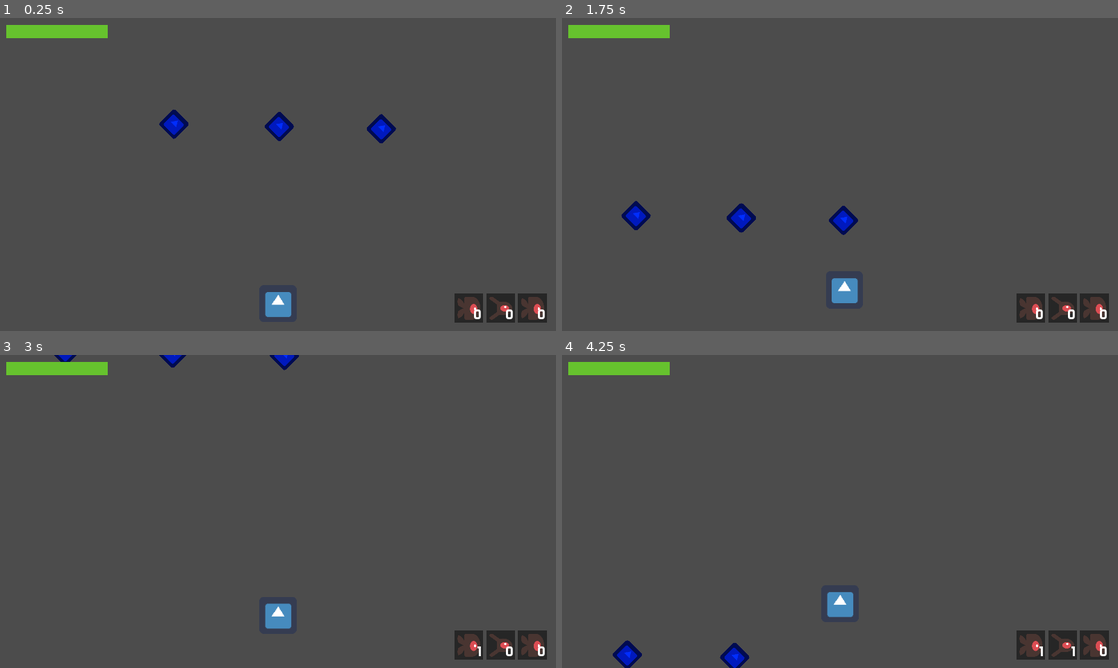
Above: before the commit, frames 1-4 (two rows, left to right).
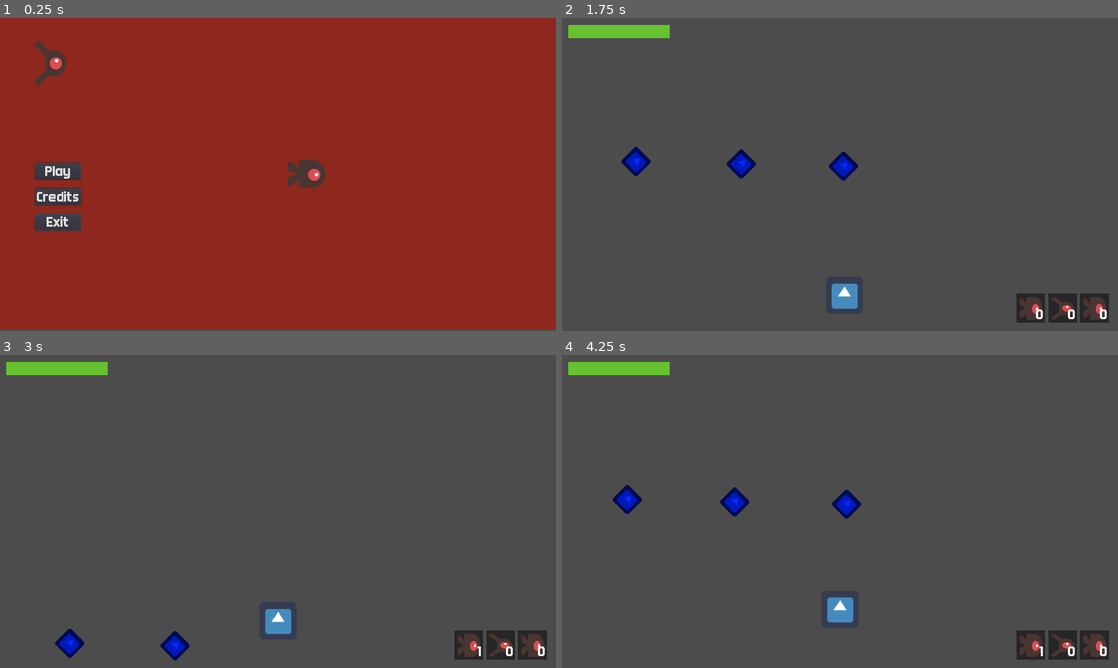
Above: after the commit, the same moments.

Repository: delleloper/staysafejam
Game: Godot game, scene res://MainMenu.tscn
The game is run twice, just before and just after one commit, with the same random seed, the same clock (stepped at 60 frames per second) and the same inputs. Before the commit the project starts from res://Game.tscn. The engine's default icon, where the game draws it, is replaced by a stand-in: a white triangle on a blue panel in a dark square.
Inputs (mouse positions are in pixels of both pictures, inside the frame that each line leads up to):
- Up to frame 1 (0.25 s): no input
- Up to frame 2 (1.75 s): click (617, 171) at 0.5 s, where only the run after the commit has a clickable "Play"; hold D (move_right) from 1.28 s (still down)
- Up to frame 3 (3 s): release D (move_right) at 2.03 s; hold S (move_down) 2.03-2.78 s; hold D (move_right) from 2.78 s (still down)
- Up to frame 4 (4.25 s): release D (move_right) at 3.53 s; hold W (move_up) from 3.53 s (still down)

The runs differ from the first frame. In frame 1, 98% of the frame differs, in the area x 0-100%, y 0-100%; in frame 2, 1.9%; in frame 3, 1.1%; in frame 4, 1.6%.

Commit message:
add progress system
story progression

also when you die load current scene

Diff:
--- a/Audio_manager.gd
+++ b/Audio_manager.gd
@@ -3,8 +3,6 @@
 var filter_running : bool = false
 
 func _ready():
-	play_main_theme()
-#	play_gameplay()
 	pass
 
 func play_main_theme():
--- a/Audio_manager.tscn
+++ b/Audio_manager.tscn
@@ -13,7 +13,6 @@
 
 [node name="player_gameplay" type="AudioStreamPlayer" parent="."]
 stream = ExtResource( 3 )
-autoplay = true
 bus = "music"
 
 [node name="Tween" type="Tween" parent="."]
--- a/GameManager.gd
+++ b/GameManager.gd
@@ -1,4 +1,15 @@
 extends Node
+
+var scene_array : Array = [load("res://StoryScreen.tscn"),
+load("res://Game.tscn"),
+load("res://Game2.tscn"),
+load("res://Game3.tscn"),
+load("res://Game4.tscn"),
+load("res://Game5.tscn")]
+
+var current_scene = 0
+
+var current_key = "start"
 
 var UI
 var player
@@ -10,3 +21,13 @@
 func triggerDialog(dialog):
 	UI.displayDialog(dialog)
 	print(dialog)
+
+###---old method---###
+#func change_scene():
+#	get_tree().change_scene_to(scene_array[current_scene])
+#	current_scene += 1
+#	pass
+
+func change_scene(_scene_index):
+	get_tree().change_scene_to(scene_array[_scene_index])
+	pass
--- a/Main.gd
+++ b/Main.gd
@@ -1,30 +1,33 @@
 extends Node
 
-signal start_game
+"""Dont use this instead use mainmenu"""
+
+#signal start_game
 # Declare member variables here. Examples:
 # var a = 2
 # var b = "text"
 
 # Called when the node enters the scene tree for the first time.
-func _ready():
-	print("in _ready of Main")
-#	$MainMenu.connect("start_game", $MainMenu, "_on_start_game")
-
-func new_game():
-	print("in new_game of Main")
-	$Game.connect("game_over", $MainMenu, "_on_game_over")
-
-func game_over():
-	pass
-
-func _on_game_over():
-	game_over()
-
-# Called every frame. 'delta' is the elapsed time since the previous frame.
-#func _process(delta):
+#func _ready():
+#	print("in _ready of Main")
+##	$MainMenu.connect("start_game", $MainMenu, "_on_start_game")
+#
+#func new_game():
+#	print("in new_game of Main")
+#	$Game.connect("game_over", $MainMenu, "_on_game_over")
+#
+#func game_over():
 #	pass
-
-
-func _on_MainMenu_start_game():
-	print("in _on_MainMenu_start_game")
-	new_game()
+#
+#func _on_game_over():
+#	game_over()
+#
+## Called every frame. 'delta' is the elapsed time since the previous frame.
+##func _process(delta):
+##	pass
+#
+#
+#func _on_MainMenu_start_game():
+#	print("in _on_MainMenu_start_game")
+#	new_game()
+#
--- a/Main.tscn
+++ b/Main.tscn
@@ -1,6 +1,5 @@
-[gd_scene load_steps=4 format=2]
+[gd_scene load_steps=3 format=2]
 
-[ext_resource path="res://Game.tscn" type="PackedScene" id=1]
 [ext_resource path="res://MainMenu.tscn" type="PackedScene" id=2]
 [ext_resource path="res://Main.gd" type="Script" id=4]
 
@@ -8,6 +7,4 @@
 script = ExtResource( 4 )
 
 [node name="MainMenu" parent="." instance=ExtResource( 2 )]
-
-[node name="Game" parent="." instance=ExtResource( 1 )]
 [connection signal="start_game" from="MainMenu" to="." method="_on_MainMenu_start_game"]
--- a/MainMenu.gd
+++ b/MainMenu.gd
@@ -2,17 +2,12 @@
 
 signal start_game
 
-# Declare member variables here. Examples:
-# var a = 2
-# var b = "text"
-
-
-# Called when the node enters the scene tree for the first time.
 func _ready():
-	pass # Replace with function body.
+	AM.play_main_theme()
+	pass
 
 func _on_Play_pressed():
-	emit_signal("start_game")
+	GM.change_scene(1)
 
 func _on_Credits_pressed():
 	print("Credits_pressed")
@@ -24,6 +19,5 @@
 func on_CreditsOver():
 	pass
 
-# Called every frame. 'delta' is the elapsed time since the previous frame.
 func _process(delta):
 	pass
--- a/Player.gd
+++ b/Player.gd
@@ -81,7 +81,8 @@
 func die():
 	queue_free()
 	yield(get_tree().create_timer(3),"timeout")
-	get_tree().change_scene("res://MainMenu.tscn")
+	get_tree().reload_current_scene()
+#	get_tree().change_scene("res://MainMenu.tscn")
 
 func addItem(_item :Item):
 	print(Item.itemTypes.keys()[_item.type])
--- a/StoryScreen.gd
+++ b/StoryScreen.gd
@@ -1,19 +1,52 @@
 extends Panel
 
-#signal start_game
+var file_path = "res://csvjson.json"
 
-# Called when the node enters the scene tree for the first time.
+var dictionary : Dictionary = {}
+
 func _ready():
-	pass # Replace with function body.
+	convert_to_dic()
+	AM.play_main_theme()
+	update_text()
+
+
+func update_text():
+	#check if has current key
+	if !dictionary.has(GM.current_key):
+		get_tree().change_scene("res://MainMenu.tscn")
+
+	$MarginContainer/HBoxContainer/RichTextLabel.bbcode_text = dictionary[GM.current_key].text
+	$MarginContainer/HBoxContainer/VBoxContainer/MenuOptions/OptionA.text = dictionary[GM.current_key].choice_a
+	$MarginContainer/HBoxContainer/VBoxContainer/MenuOptions/OptionB.text = dictionary[GM.current_key].choice_b
+	pass
 
 func _on_OptionA_pressed():
-	print("OptionA_pressed")
-	#emit_signal("start_game", ...)
+	#no key -> go to menu
+	if !dictionary.has(dictionary[GM.current_key].choice_a) or !dictionary.has(dictionary[GM.current_key].choice_a):
+		get_tree().change_scene("res://MainMenu.tscn")
+
+	GM.current_key = dictionary[GM.current_key].choice_a
+	GM.change_scene(dictionary[GM.current_key].level_index)
 
 func _on_OptionB_pressed():
-	print("OptionB_pressed")
-	#emit_signal("start_game", ...)
+	#no key -> go to menu
+	if !dictionary.has(dictionary[GM.current_key].choice_a) or !dictionary.has(dictionary[GM.current_key].choice_a):
+		get_tree().change_scene("res://MainMenu.tscn")
 
-# Called every frame. 'delta' is the elapsed time since the previous frame.
-func _process(delta):
+	GM.current_key = dictionary[GM.current_key].choice_b
+	GM.change_scene(dictionary[GM.current_key].level_index)
+
+func convert_to_dic():
+	var file = File.new()
+
+	if not file.file_exists(file_path):
+		return
+
+	file.open(file_path, File.READ)
+
+	var content = parse_json(file.get_as_text())
+	dictionary = content
+	file.close()
+
+	print(dictionary)
 	pass
--- a/StoryScreen.tscn
+++ b/StoryScreen.tscn
@@ -1,7 +1,13 @@
-[gd_scene load_steps=3 format=2]
+[gd_scene load_steps=6 format=2]
 
 [ext_resource path="res://Theme.tres" type="Theme" id=1]
-[ext_resource path="res://MainMenu.gd" type="Script" id=4]
+[ext_resource path="res://Assets/sprites/Grandpa_1.png" type="Texture" id=2]
+[ext_resource path="res://Doubleplus.otf" type="DynamicFontData" id=3]
+[ext_resource path="res://StoryScreen.gd" type="Script" id=4]
+
+[sub_resource type="DynamicFont" id=1]
+size = 60
+font_data = ExtResource( 3 )
 
 [node name="StoryScreen" type="Panel"]
 margin_right = 1920.0
@@ -9,13 +15,6 @@
 size_flags_horizontal = 3
 size_flags_vertical = 3
 script = ExtResource( 4 )
-__meta__ = {
-"_edit_use_anchors_": false
-}
-
-[node name="Background" type="TextureRect" parent="."]
-margin_right = 40.0
-margin_bottom = 40.0
 __meta__ = {
 "_edit_use_anchors_": false
 }
@@ -42,26 +41,40 @@
 "_edit_use_anchors_": false
 }
 
+[node name="RichTextLabel" type="RichTextLabel" parent="MarginContainer/HBoxContainer"]
+margin_right = 1343.0
+margin_bottom = 916.0
+size_flags_horizontal = 3
+custom_fonts/normal_font = SubResource( 1 )
+bbcode_enabled = true
+bbcode_text = "This is a test story about that time where I went to the hospital lkalkjf akldf jalködf aölksf lköasdjf lköajdsfkl jdasdölkj alöksf klasjd lköjaslkf jalködjf lköasdjf lköadjf löjasdfl jasdlfj lkaödjflkö asjflkdajf kladfj aklfj alkösdf lköajsdflkö adsfkl jasdlkfj lkaödfj alksdjflköjfkls djflka jlkfdj lköasdjfklö adsjf ashfkjahsd jkflhadsfjk hajkdfhasjdgajlkjasdlkdsjgf löajfa kljadslök jasdflk jalköj agklajsdkl fjalkösf adkslöjasdlk fjdasfkljadsfölk sjafsdj kldaö fjads ölkdfj aklöfja aölkfj asölkdf jadsflj dakösfj öakldfj asdökf jdasfj dalöfkj asdlfj adsfklöaj dasölfjdaö ljfö lakjf ölkajfa köjadfk ljad flkadj lköadfaödklsfj adslöf jadsföl adjasdölkdj aflkdjf ölkadsjf dasölfj dölfk ajdlköf jölkfd jaölkdsf jadsölkfj asdöfj alköfj adlkfj aöslkf adkslöjfadslkjfaölk alkdfs j lkadsjj lkajdflk jlaafdlö adkljf"
+text = "This is a test story about that time where I went to the hospital lkalkjf akldf jalködf aölksf lköasdjf lköajdsfkl jdasdölkj alöksf klasjd lköjaslkf jalködjf lköasdjf lköadjf löjasdfl jasdlfj lkaödjflkö asjflkdajf kladfj aklfj alkösdf lköajsdflkö adsfkl jasdlkfj lkaödfj alksdjflköjfkls djflka jlkfdj lköasdjfklö adsjf ashfkjahsd jkflhadsfjk hajkdfhasjdgajlkjasdlkdsjgf löajfa kljadslök jasdflk jalköj agklajsdkl fjalkösf adkslöjasdlk fjdasfkljadsfölk sjafsdj kldaö fjads ölkdfj aklöfja aölkfj asölkdf jadsflj dakösfj öakldfj asdökf jdasfj dalöfkj asdlfj adsfklöaj dasölfjdaö ljfö lakjf ölkajfa köjadfk ljad flkadj lköadfaödklsfj adslöf jadsföl adjasdölkdj aflkdjf ölkadsjf dasölfj dölfk ajdlköf jölkfd jaölkdsf jadsölkfj asdöfj alköfj adlkfj aöslkf adkslöjfadslkjfaölk alkdfs j lkadsjj lkajdflk jlaafdlö adkljf"
+scroll_following = true
+
 [node name="VBoxContainer" type="VBoxContainer" parent="MarginContainer/HBoxContainer"]
-margin_left = 1388.0
-margin_right = 1573.0
+margin_left = 1380.0
+margin_right = 1680.0
 margin_bottom = 916.0
 
 [node name="Portrait" type="TextureRect" parent="MarginContainer/HBoxContainer/VBoxContainer"]
-margin_right = 185.0
+margin_right = 300.0
+margin_bottom = 400.0
+rect_min_size = Vector2( 300, 400 )
+texture = ExtResource( 2 )
+expand = true
 
 [node name="MenuOptions" type="VBoxContainer" parent="MarginContainer/HBoxContainer/VBoxContainer"]
-margin_top = 4.0
-margin_right = 185.0
+margin_top = 404.0
+margin_right = 300.0
 margin_bottom = 916.0
 size_flags_vertical = 3
 custom_constants/separation = 30
 alignment = 1
 
 [node name="OptionA" type="Button" parent="MarginContainer/HBoxContainer/VBoxContainer/MenuOptions"]
-margin_top = 381.0
-margin_right = 185.0
-margin_bottom = 441.0
+margin_top = 181.0
+margin_right = 300.0
+margin_bottom = 241.0
 theme = ExtResource( 1 )
 text = "Choice A"
 __meta__ = {
@@ -69,19 +82,13 @@
 }
 
 [node name="OptionB" type="Button" parent="MarginContainer/HBoxContainer/VBoxContainer/MenuOptions"]
-margin_top = 471.0
-margin_right = 185.0
-margin_bottom = 531.0
+margin_top = 271.0
+margin_right = 300.0
+margin_bottom = 331.0
 theme = ExtResource( 1 )
 text = "Choice B"
 __meta__ = {
 "_edit_use_anchors_": false
 }
-
-[node name="VBoxContainer2" type="VBoxContainer" parent="MarginContainer/HBoxContainer"]
-margin_left = 1610.0
-margin_right = 1680.0
-margin_bottom = 916.0
-rect_min_size = Vector2( 70, 0 )
 [connection signal="pressed" from="MarginContainer/HBoxContainer/VBoxContainer/MenuOptions/OptionA" to="." method="_on_OptionA_pressed"]
 [connection signal="pressed" from="MarginContainer/HBoxContainer/VBoxContainer/MenuOptions/OptionB" to="." method="_on_OptionB_pressed"]
--- a/Ui.gd
+++ b/Ui.gd
@@ -10,6 +10,7 @@
 func _ready() -> void:
 	GM.UI = self
 	visible = true
+	AM.play_gameplay()
 
 func displayDialog(dialog):
 	text.text = dialog
@@ -21,6 +22,7 @@
 func hideDialog():
 	$AnimationPlayer.play_backwards("ShowDialog")
 	percent = 0
+	GM.change_scene(0)
 
 func _process(delta: float) -> void:
 	if displaying:
--- /dev/null
+++ b/csvjson.json
@@ -0,0 +1,23 @@
+{
+  "start": {
+    "name": "start",
+    "text": "this is the start of you journey",
+    "level_index": 0,
+    "choice_a": "hospital",
+    "choice_b": "grandma"
+  },
+  "hospital": {
+    "name": "hospital",
+    "text": "You go to the hospital…",
+    "level_index": 2,
+    "choice_a": "future",
+    "choice_b": "future"
+  },
+  "grandma": {
+    "name": "grandma",
+    "text": "You go to your granny…",
+    "level_index": 1,
+    "choice_a": "future",
+    "choice_b": "future"
+  }
+}
--- a/project.godot
+++ b/project.godot
@@ -45,7 +45,7 @@
 [application]
 
 config/name="Staysafejam"
-run/main_scene="res://Game.tscn"
+run/main_scene="res://MainMenu.tscn"
 config/icon="res://icon.png"
 
 [autoload]
Not shown: 2 places in default_bus_layout.tres that only renumber resources
